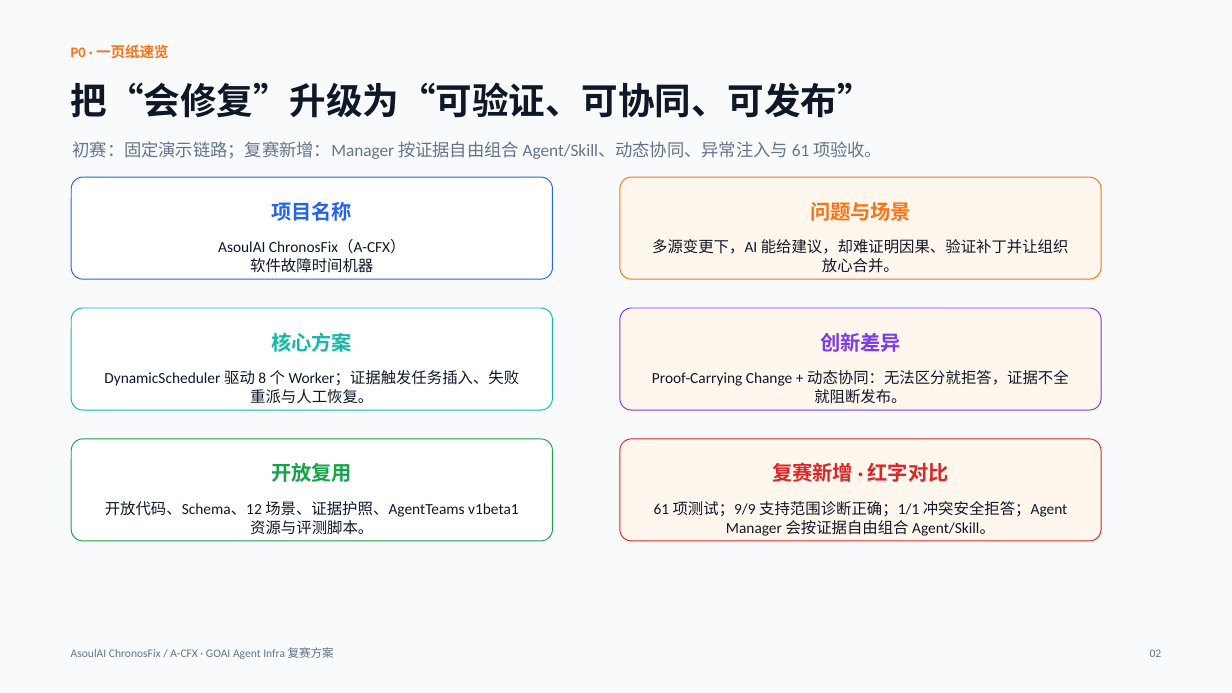
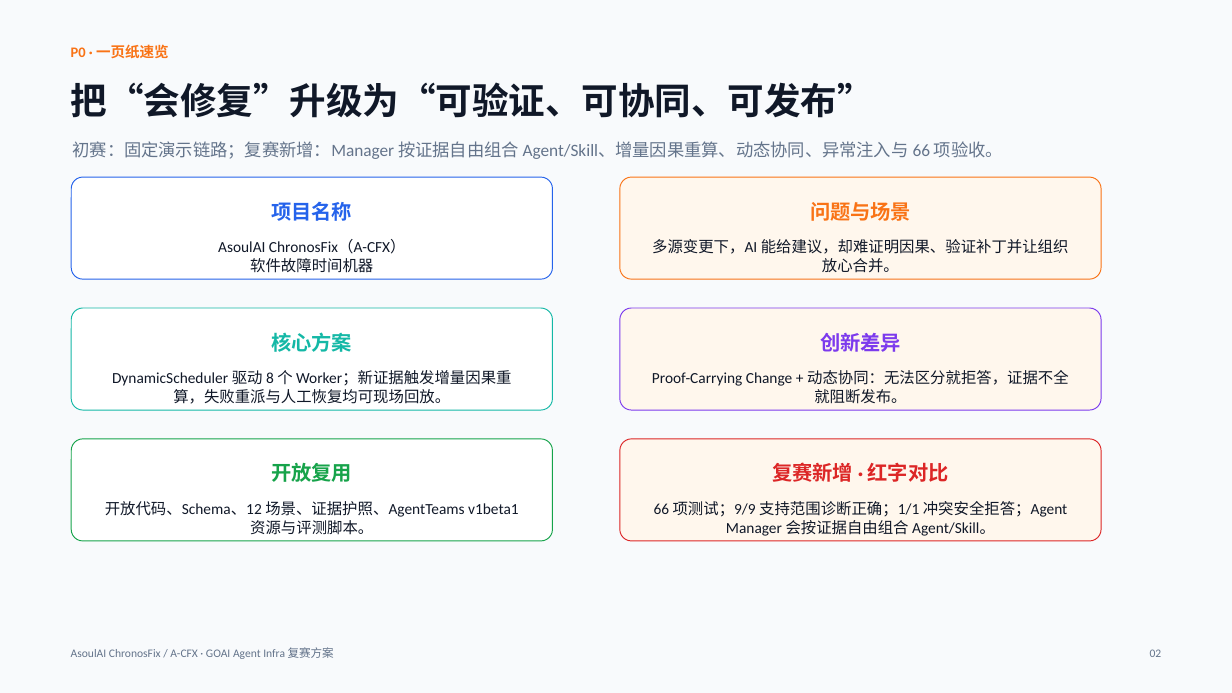
Before and after one commit to ASOUL-Official/asoulai-chronosfix, a slide deck: slide 2 of submission/ChronosFix_复赛方案.pptx. Drawn at 1232x693 pixels with LibreOffice and Linux fonts; fonts in the diff are those of the drawing. Boxes give left, top, right and bottom in pixels: in the first picture for what was removed or moved away, otherwise in the second. Text is boxed around its words. In the diff, an @@ line names an element or a change of style, - is before the commit and + after.

```diff
--- a/submission/ChronosFix_复赛方案.pptx
+++ b/submission/ChronosFix_复赛方案.pptx
@@ text at <box>73,141,1003,159</box>: text changed @@
-初赛：固定演示链路；复赛新增：Manager 按证据自由组合 Agent/Skill、动态协同、异常注入与 61 项验收。
+初赛：固定演示链路；复赛新增：Manager 按证据自由组合 Agent/Skill、增量因果重算、动态协同、异常注入与 66 项验收。
@@ text at <box>112,370,511,404</box>: text changed @@
-DynamicScheduler 驱动 8 个 Worker；证据触发任务插入、失败重派与人工恢复。
+DynamicScheduler 驱动 8 个 Worker；新证据触发增量因果重算，失败重派与人工恢复均可现场回放。
@@ text at <box>654,501,1067,536</box>: text changed @@
-61 项测试；9/9 支持范围诊断正确；1/1 冲突安全拒答；Agent Manager 会按证据自由组合 Agent/Skill。
+66 项测试；9/9 支持范围诊断正确；1/1 冲突安全拒答；Agent Manager 会按证据自由组合 Agent/Skill。
```
Also in this commit, not shown: 3 other slides changed, 48 other files.
